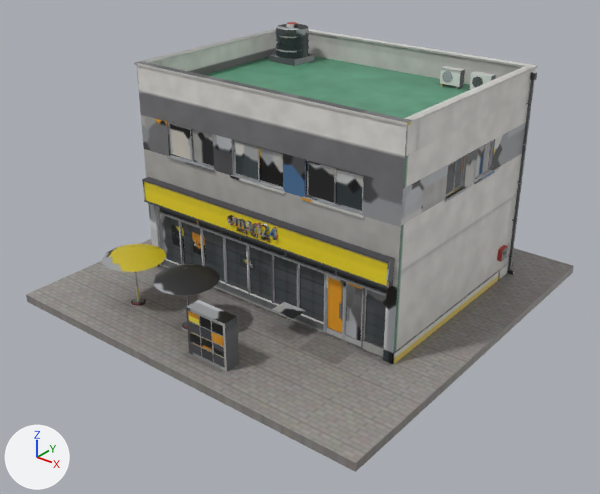
One commit to the FBX model cs2_ilsan/CS2Assets/IlsanEmart24/IlsanEmart24_LOD1.fbx: the scene before it, then after it.
Rendered twice from a camera (50 mm lens) standing at (18.46, -23.66, 16.04) and looking at (0.42, -1.11, 2.06). Every picture has the same lights, and +X, +Y and +Z are marked at lower left. The first picture is the older version. Where no turn or scale is listed for an object, it has been applied to the vertices.

Script lines for the objects in view, before the commit:
```python
me_ilsanemart24_lod1 = bpy.data.meshes.new('IlsanEmart24_LOD1')
me_ilsanemart24_lod1.from_pydata(...)  # 4613 vertices, 7215 faces; spans x -7.9..7.9, y -7.9..7.9, z -0.3..9.1
me_ilsanemart24_lod1.materials.append(mat_ilsanemart24)
ob_ilsanemart24_lod1 = bpy.data.objects.new('IlsanEmart24_LOD1', me_ilsanemart24_lod1)
ob_ilsanemart24_lod1.location = (0.0, 0.0, 0.0)
```
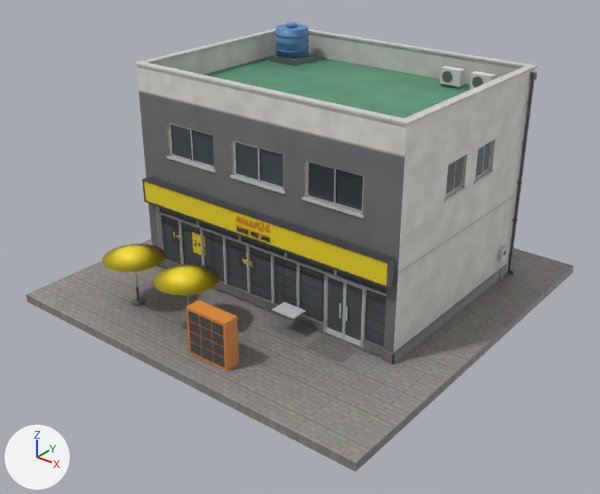
The change in detail:
me_ilsanemart24_lod1 is used by ob_ilsanemart24_lod1; location (0.0, 0.0, 0.0).
me_ilsanemart24_lod1 had 4613 vertices, 7215 faces and spanned x -7.9..7.9, y -7.9..7.9, z -0.3..9.1.
me_ilsanemart24_lod1 now has 4631 vertices, 7231 faces and spans x -7.9..7.9, y -7.9..7.9, z -0.3..9.1.
me_ilsanemart24_lod1 part 1: the loose piece of 173 vertices spanning x -1.2..-0.9, y -3.4..-3.3, z 3.4..3.7 is deleted.
me_ilsanemart24_lod1 part 2: 173 vertices moved within x -1.0..0.8, y -3.4..-2.8, z 1.6..3.9; 497 vertices removed from x -0.9..1.2, y -3.4..-2.8, z 1.7..3.9; 666 vertices added at x -1.0..0.8, y -3.4..-2.8, z 1.6..3.9.
me_ilsanemart24_lod1 part 3: 4485 kept faces spanning x -6.3..6.3, y -6.9..7.0, z 0.0..9.1 get new texture (UV) coordinates.
Other edits to the shape of me_ilsanemart24_lod1 do not show in these pictures.

Boxes [x1, y1, x2, y2] around the edits, measured in the pictures (600 x 494 px; the box of a moved part takes in the faces that stretch with it):
part 1 of me_ilsanemart24_lod1, deleted: before [227, 215, 234, 225]
part 2 of me_ilsanemart24_lod1, moved or reshaped: before [234, 217, 278, 266]; after [236, 216, 271, 266]
part 3 of me_ilsanemart24_lod1, surface changed: [131, 22, 537, 371] in both
